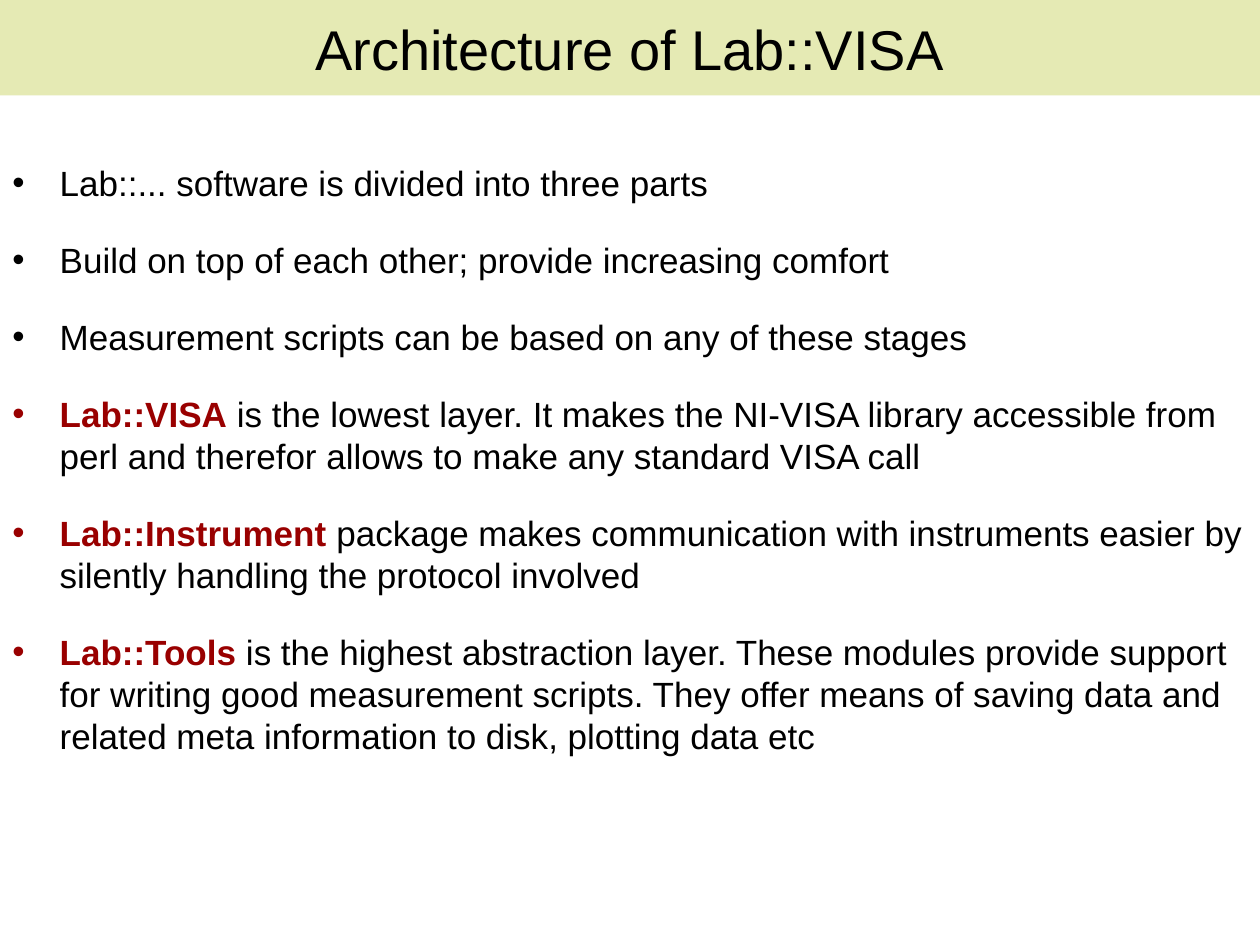
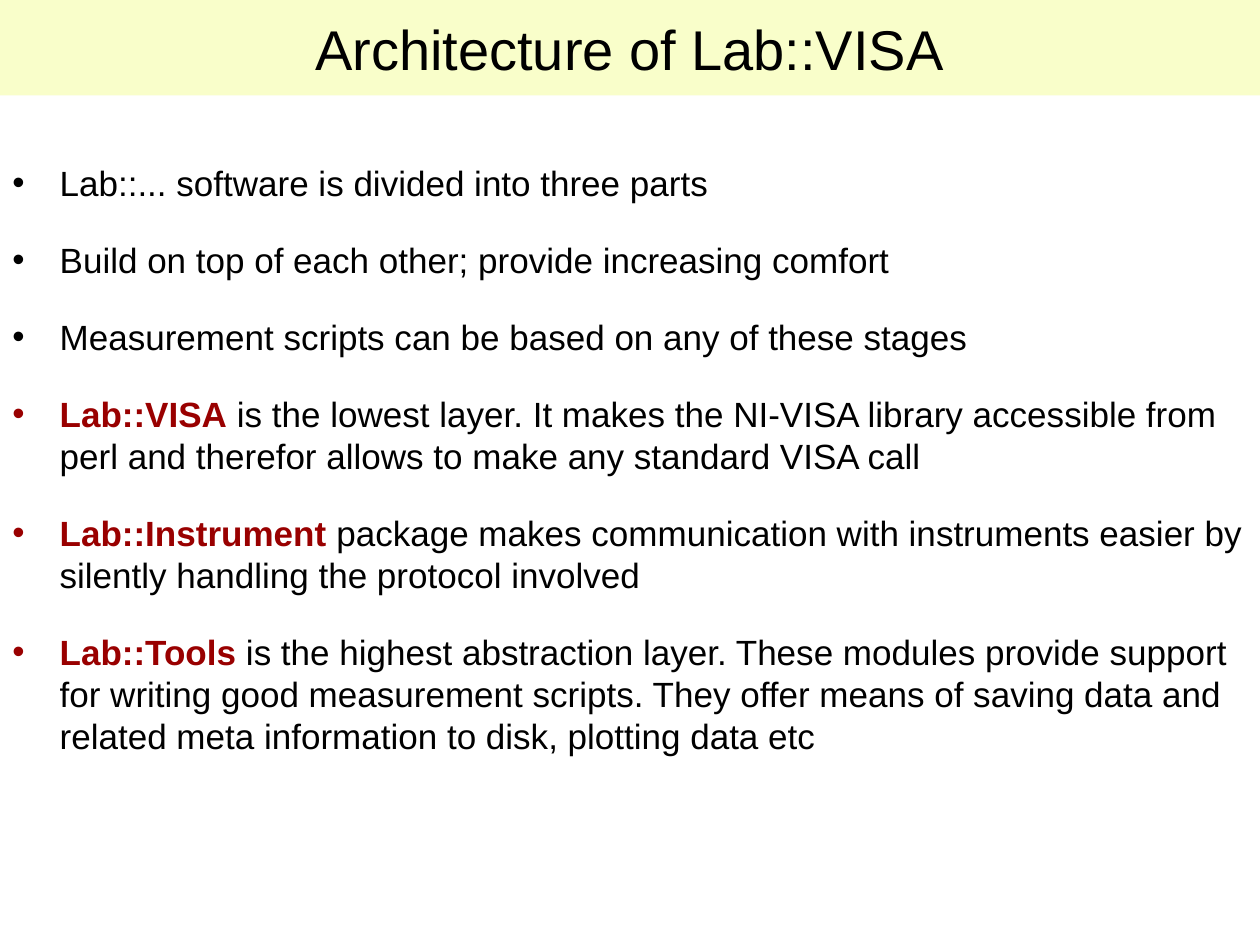
Before and after one commit to lab-measurement/Lab-Measurement, a slide deck: slide 5 of VISA/Tutorial/Talk/Lab-VISA.ppt. Drawn at 1260x945 pixels with LibreOffice and Linux fonts; fonts in the diff are those of the drawing. Boxes give left, top, right and bottom in pixels: in the first picture for what was removed or moved away, otherwise in the second. Text is boxed around its words. In the diff, an @@ line names an element or a change of style, - is before the commit and + after.

```diff
--- a/VISA/Tutorial/Talk/Lab-VISA.ppt
+++ b/VISA/Tutorial/Talk/Lab-VISA.ppt
@@ title "Architecture of Lab::VISA" at bbox=[0, 0, 1260, 96]: fill #E5EAB4 to #F9FECA @@
```
Also in this commit, not shown: 7 other slides changed, 1 other file.
